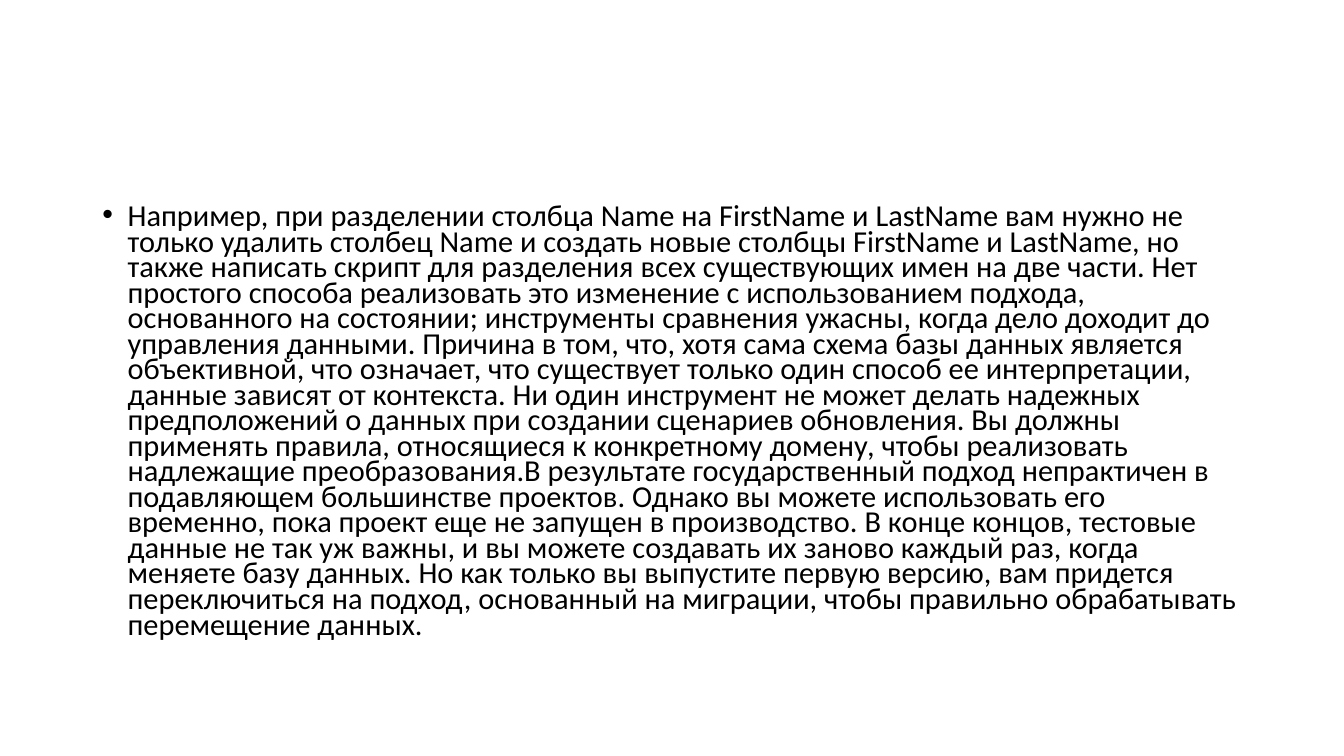
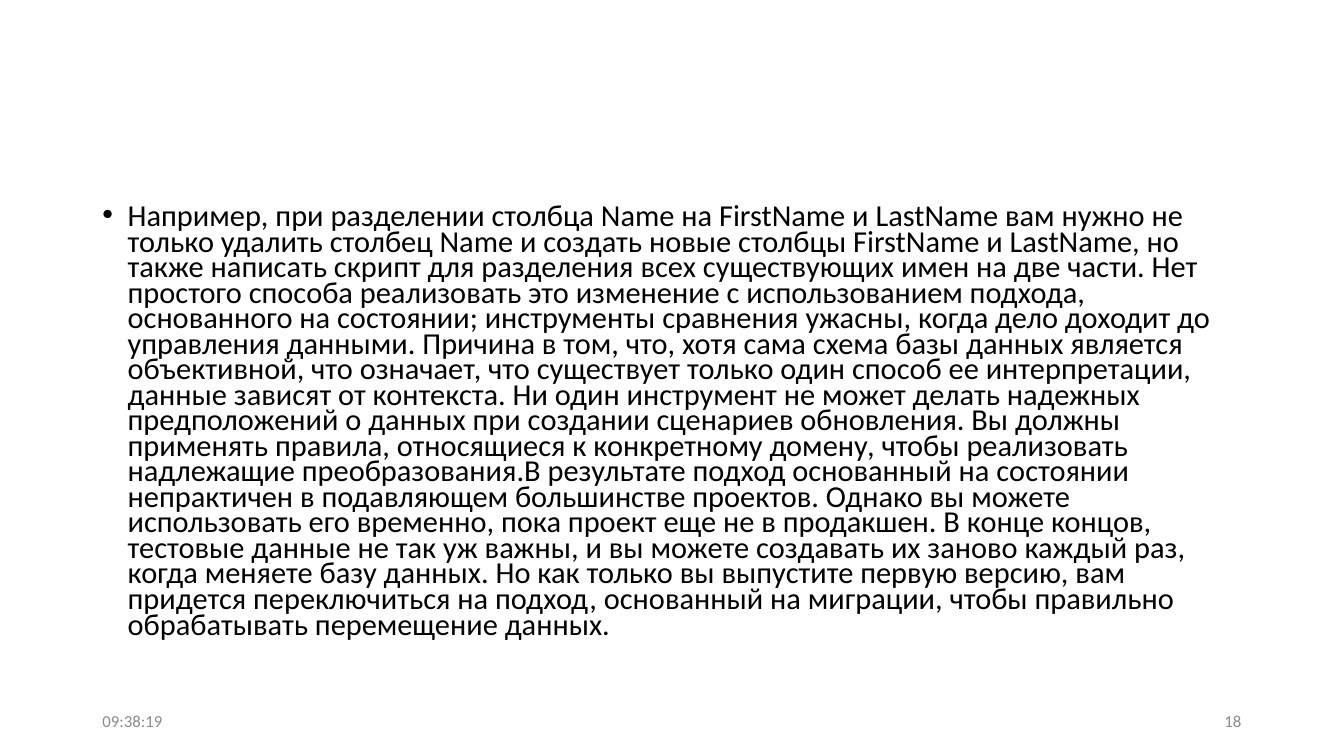
Before and after one commit to Sa1Gur/DbTest.Containers, a slide deck: slide 18 of DbaseTesting.pptx. Drawn at 1344x756 pixels with LibreOffice and Linux fonts; fonts in the diff are those of the drawing. Boxes give left, top, right and bottom in pixels: in the first picture for what was removed or moved away, otherwise in the second. Text is boxed around its words. In the diff, an @@ line names an element or a change of style, - is before the commit and + after.

Commit message:
update presentation

```diff
--- a/DbaseTesting.pptx
+++ b/DbaseTesting.pptx
@@ text at bbox=[128, 205, 1210, 640]: text changed @@
-• Например, при разделении столбца Name на FirstName и LastName вам нужно не только удалить столбец Name и создать новые столбцы FirstName и LastName, но также написать скрипт для разделения всех существующих имен на две части. Нет простого способа реализовать это изменение с использованием подхода, основанного на состоянии; инструменты сравнения ужасны, когда дело доходит до управления данными. Причина в том, что, хотя сама схема базы данных является объективной, что означает, что существует только один способ ее интерпретации, данные зависят от контекста. Ни один инструмент не может делать надежных предположений о данных при создании сценариев обновления. Вы должны применять правила, относящиеся к конкретному домену, чтобы реализовать надлежащие преобразования.В результате государственный подход непрактичен в подавляющем большинстве проектов. Однако вы можете использовать его временно, пока проект еще не запущен в производство. В конце концов, тестовые данные не так уж важны, и вы можете создавать их заново каждый раз, когда меняете базу данных. Но как только вы выпустите первую версию, вам придется переключиться на подход, основанный на миграции, чтобы правильно обрабатывать перемещение данных.
+• Например, при разделении столбца Name на FirstName и LastName вам нужно не только удалить столбец Name и создать новые столбцы FirstName и LastName, но также написать скрипт для разделения всех существующих имен на две части. Нет простого способа реализовать это изменение с использованием подхода, основанного на состоянии; инструменты сравнения ужасны, когда дело доходит до управления данными. Причина в том, что, хотя сама схема базы данных является объективной, что означает, что существует только один способ ее интерпретации, данные зависят от контекста. Ни один инструмент не может делать надежных предположений о данных при создании сценариев обновления. Вы должны применять правила, относящиеся к конкретному домену, чтобы реализовать надлежащие преобразования.В результате подход основанный на состоянии непрактичен в подавляющем большинстве проектов. Однако вы можете использовать его временно, пока проект еще не в продакшен. В конце концов, тестовые данные не так уж важны, и вы можете создавать их заново каждый раз, когда меняете базу данных. Но как только вы выпустите первую версию, вам придется переключиться на подход, основанный на миграции, чтобы правильно обрабатывать перемещение данных.
@@ text added at bbox=[102, 715, 162, 727], 12 pt, text #8C8C8C @@
+09:38:19
@@ page number added at bbox=[1224, 715, 1241, 727], 12 pt, text #8C8C8C @@
+18
```
Also in this commit, not shown: 66 other slides changed, 1 slide added, 2 slides removed.
